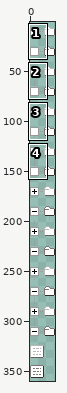
File history of a sprite sheet, sally/backend/assets/nodesprite.png. Above, an overview of the earlier version with the close-up marked.
Close-up. As it was:
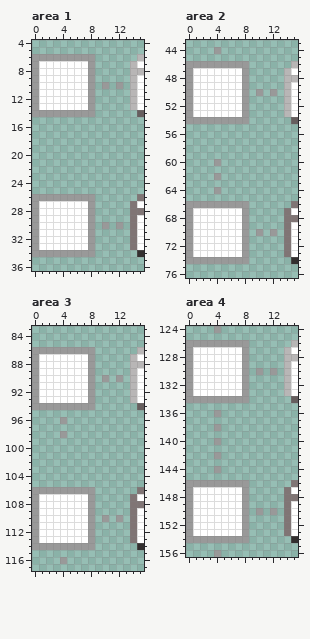
The file is 25x360 pixels. Shown: area 1: x 0..15, y 4..36; area 2: x 0..15, y 43..76; area 3: x 0..15, y 83..117; area 4: x 0..15, y 124..156. The wide view leaves out empty margins.
New version:
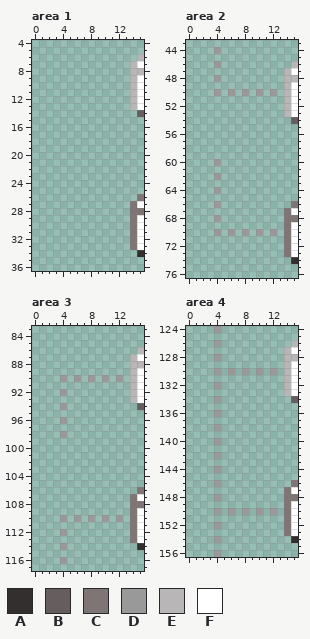
Palette (. is transparent): A #332f2f  B #665e5e  C #807575  D #999999  E #b8b6b6  F #ffffff
Log entry: simplified node sprite to only show plus/minus when there are child nodes
The edit:
Area 1:
y 6: x 0..8 DDDDDDDDD -> .........
y 7..9: x 0..8 DFFFFFFFD -> .........
y 10: x 0..8 DFFFFFFFD -> .........; x 10 D -> .; x 12 D -> .
y 11..13: x 0..8 DFFFFFFFD -> .........
y 14: x 0..8 DDDDDDDDD -> .........
y 26: x 0..8 DDDDDDDDD -> .........
y 27..29: x 0..8 DFFFFFFFD -> .........
y 30: x 0..8 DFFFFFFFD -> .........; x 10 D -> .; x 12 D -> .
y 31..33: x 0..8 DFFFFFFFD -> .........
y 34: x 0..8 DDDDDDDDD -> .........
Area 2:
y 46: x 0..3 DDDD -> ....; x 5..8 DDDD -> ....
y 47: x 0..8 DFFFFFFFD -> .........
y 48: x 0..8 DFFFFFFFD -> ....D....
y 49: x 0..8 DFFFFFFFD -> .........
y 50: x 0..7 DFFFFFFF -> ....D.D.
y 51..53: x 0..8 DFFFFFFFD -> .........
y 54: x 0..8 DDDDDDDDD -> .........
y 66: x 0..3 DDDD -> ....; x 5..8 DDDD -> ....
y 67: x 0..8 DFFFFFFFD -> .........
y 68: x 0..8 DFFFFFFFD -> ....D....
y 69: x 0..8 DFFFFFFFD -> .........
y 70: x 0..7 DFFFFFFF -> ....D.D.
y 71..73: x 0..8 DFFFFFFFD -> .........
y 74: x 0..8 DDDDDDDDD -> .........
Area 3:
y 86: x 0..8 DDDDDDDDD -> .........
y 87..89: x 0..8 DFFFFFFFD -> .........
y 90: x 0..7 DFFFFFFF -> ....D.D.
y 91: x 0..8 DFFFFFFFD -> .........
y 92: x 0..8 DFFFFFFFD -> ....D....
y 93: x 0..8 DFFFFFFFD -> .........
y 94: x 0..3 DDDD -> ....; x 5..8 DDDD -> ....
y 106: x 0..8 DDDDDDDDD -> .........
y 107..109: x 0..8 DFFFFFFFD -> .........
y 110: x 0..7 DFFFFFFF -> ....D.D.
y 111: x 0..8 DFFFFFFFD -> .........
y 112: x 0..8 DFFFFFFFD -> ....D....
y 113: x 0..8 DFFFFFFFD -> .........
y 114: x 0..3 DDDD -> ....; x 5..8 DDDD -> ....
Area 4:
y 126: x 0..3 DDDD -> ....; x 5..8 DDDD -> ....
y 127: x 0..8 DFFFFFFFD -> .........
y 128: x 0..8 DFFFFFFFD -> ....D....
y 129: x 0..8 DFFFFFFFD -> .........
y 130: x 0..7 DFFFFFFF -> ....D.D.
y 131: x 0..8 DFFFFFFFD -> .........
y 132: x 0..8 DFFFFFFFD -> ....D....
y 133: x 0..8 DFFFFFFFD -> .........
y 134: x 0..3 DDDD -> ....; x 5..8 DDDD -> ....
y 146: x 0..3 DDDD -> ....; x 5..8 DDDD -> ....
y 147: x 0..8 DFFFFFFFD -> .........
y 148: x 0..8 DFFFFFFFD -> ....D....
y 149: x 0..8 DFFFFFFFD -> .........
y 150: x 0..7 DFFFFFFF -> ....D.D.
y 151: x 0..8 DFFFFFFFD -> .........
y 152: x 0..8 DFFFFFFFD -> ....D....
y 153: x 0..8 DFFFFFFFD -> .........
y 154: x 0..3 DDDD -> ....; x 5..8 DDDD -> ....
Changed places in both close-ups, as pixel boxes (x1, y1, x2, y2):
erased: (32, 54, 123, 117)
erased: (32, 194, 123, 257)
changed: (186, 61, 249, 124)
changed: (186, 201, 249, 264)
changed: (32, 347, 95, 410)
changed: (32, 487, 95, 550)
changed: (186, 340, 249, 403)
changed: (186, 480, 249, 543)
